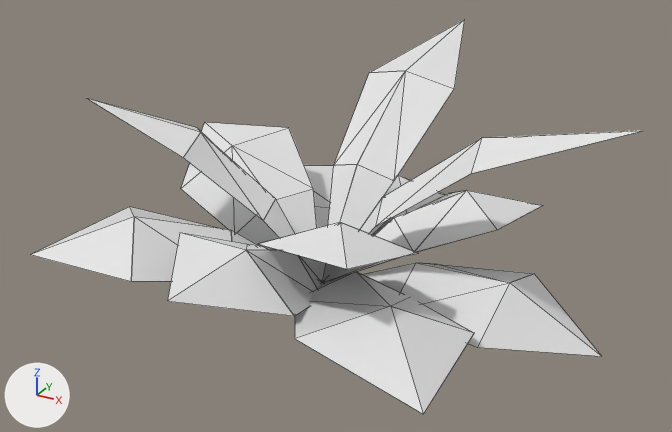
Before and after pictures for a commit that changed the FBX model WinAPI_2504/Resources/MedievalConstructions/Game/LowPolyMedievalConstructions/Meshes/SM_Pot_4_Leaf.FBX.
One viewpoint serves both versions: a 50 mm lens placed at (0.816, -1.426, 1.279), pointed at (0.034, -0.004, 0.568). Every picture has the same lights, and +X, +Y and +Z are marked at lower left. Mesh edges are drawn as thin lines. Objects named as collision shapes, trigger or cutter boxes, shadow casters or lower levels of detail are left out. Where no turn or scale is listed for an object, it has been applied to the vertices.

Objects in the first picture: 'SM_Pot_4_Leaf'.
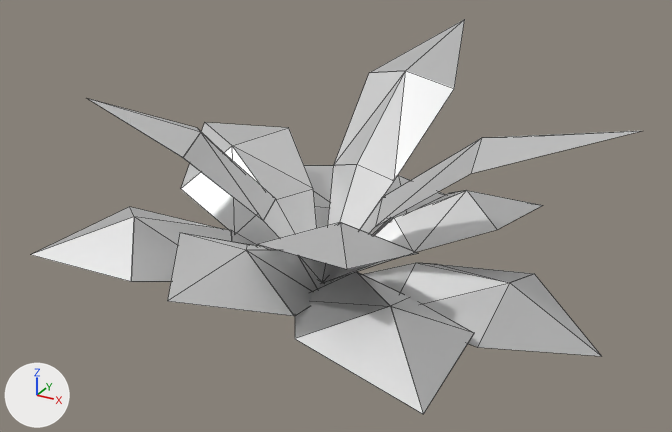
The newer file is also turned or shifted as a whole; pictures and numbers use the older file's frame.

Boxes (x1, y1, x2, y2) around the edits, measured in the pictures (672 x 432 px; the box of a moved part takes in the faces that stretch with it):
'SM_Pot_4_Leaf', surface changed, reshaped (white to grey): (31, 19, 640, 414) in both
part 1 of me_sm_pot_4_leaf, moved or reshaped: (87, 98, 394, 292) in both

Patch to the scene script:
```diff
--- a/WinAPI_2504/Resources/MedievalConstructions/Game/LowPolyMedievalConstructions/Meshes/SM_Pot_4_Leaf.FBX.py
+++ b/WinAPI_2504/Resources/MedievalConstructions/Game/LowPolyMedievalConstructions/Meshes/SM_Pot_4_Leaf.FBX.py
@@ mat_m_texture_atlas @@
 mat_m_texture_atlas.roughness = 0.553
+mat_m_texture_atlas.metallic = 1.0
@@ me_sm_pot_4_leaf @@
 # used by ob_sm_pot_4_leaf; location = (0.0, 0.0, 0.0)
-me_sm_pot_4_leaf.from_pydata(...)  # 190 vertices, 192 faces; spans x -0.407..0.571, y -0.451..0.554, z 0.412..0.842
+me_sm_pot_4_leaf.from_pydata(...)  # 188 vertices, 192 faces; spans x -0.407..0.571, y -0.451..0.554, z 0.412..0.842
+# me_sm_pot_4_leaf part 1
+# 2 vertices are removed from x 0.0, y 0.0, z 0.414
+# 42 faces are deleted
+# 42 new faces join them
 me_sm_pot_4_leaf.materials.append(mat_m_texture_atlas)
```
